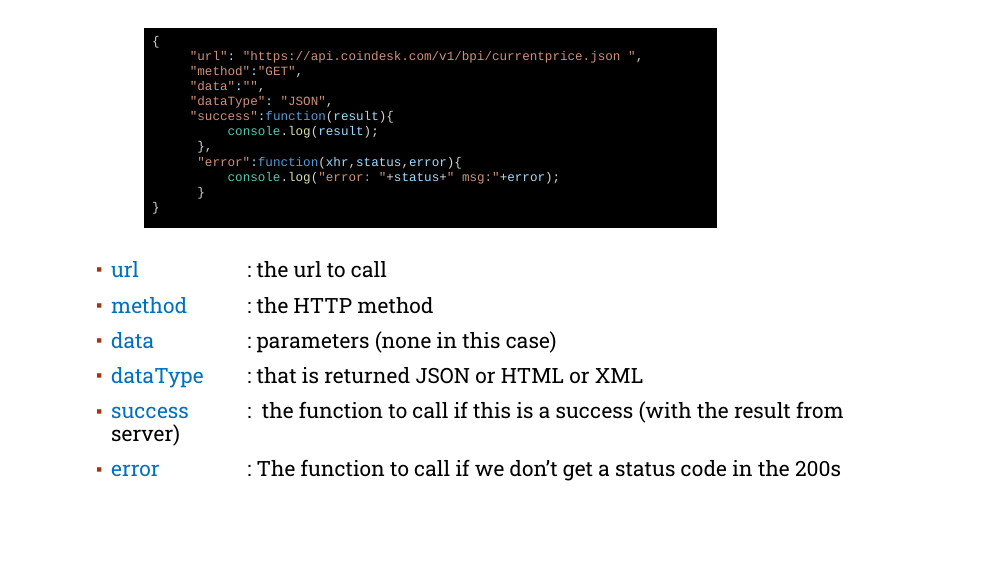
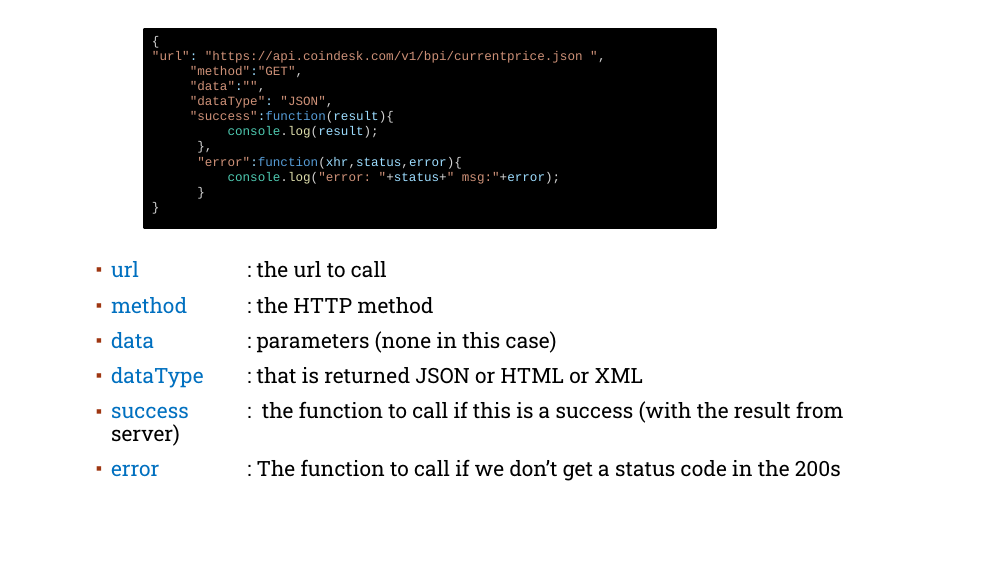
Before and after one commit to nurbujang/WSAA-coursework, a slide deck: slide 7 of labs/WSAA 9 DR 6.3 AJAX JQuery_ed.pptx. Drawn at 1008x567 pixels with LibreOffice and Linux fonts; fonts in the diff are those of the drawing; background and template pictures are left out. Boxes give left, top, right and bottom in pixels: in the first picture for what was removed or moved away, otherwise in the second. Text is boxed around its words. In the diff, an @@ line names an element or a change of style, - is before the commit and + after.

```diff
--- a/labs/WSAA 9 DR 6.3 AJAX JQuery_ed.pptx
+++ b/labs/WSAA 9 DR 6.3 AJAX JQuery_ed.pptx
@@ rectangle "{" at (144,29,716,228): outline #000000 1 pt to #000000 2 pt @@
@@ text in rectangle at (152,51,583,184): indent changed @@
```
Also in this commit, not shown: 9 other slides changed, 14 other files.
